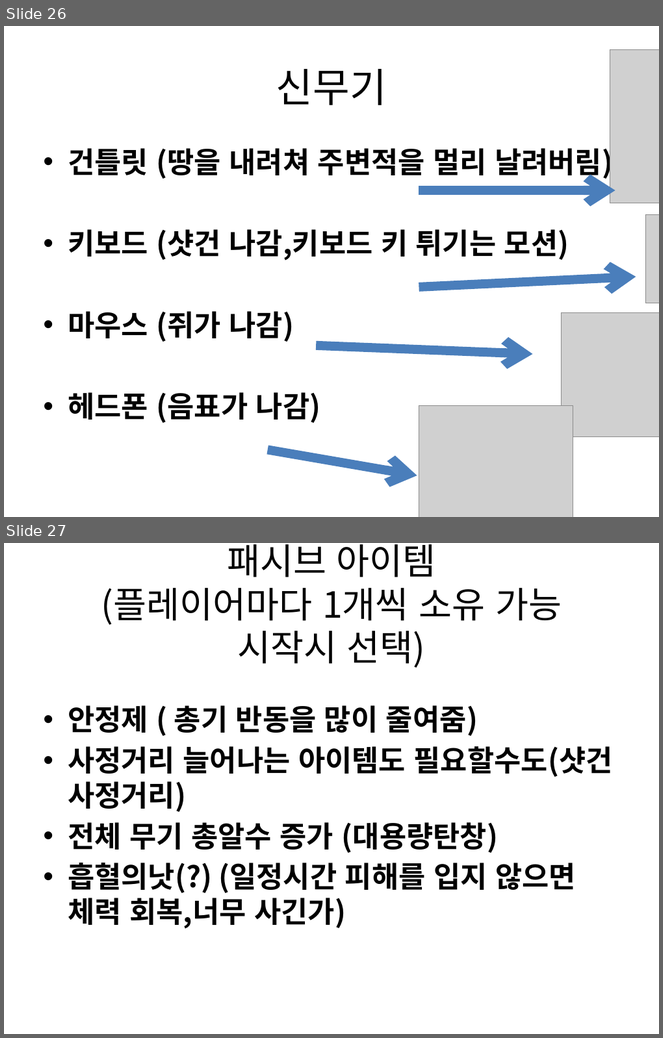
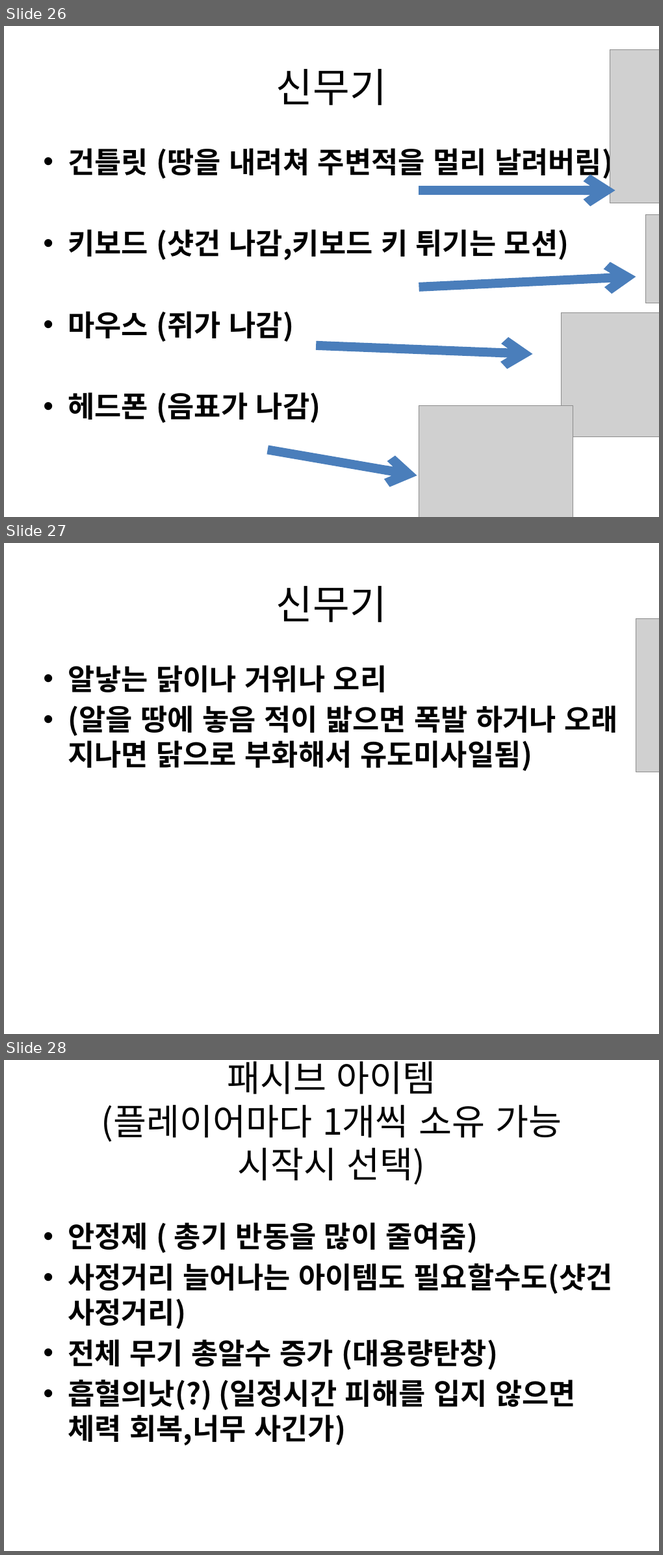
Before and after one commit to gkdlgndpdu/EscapeJail, a slide deck: EscapeJail/Assets/기획/스테이지1기획.pptx. Shown one above the other, each under a label of ours: slides 26 and 27 before the commit, slides 26, 27 and 28 after it. The pictures are 663x1038 and 663x1555 pixels, drawn with LibreOffice and Linux fonts; fonts in the diff are those of the drawing; grey boxes stand for pictures. Boxes give left, top, right and bottom in pixels: in the first picture for what was removed or moved away, otherwise in the second. Text is boxed around its words. In the diff, an @@ line names an element or a change of style, - is before the commit and + after.

Commit message:
무기기획 + 마지막보스 간단작업

```diff
--- a/EscapeJail/Assets/기획/스테이지1기획.pptx
+++ b/EscapeJail/Assets/기획/스테이지1기획.pptx
@@ slide 27 added at (4, 543, 659, 1034), background #FFFFFF @@
@@ title added at (276, 586, 387, 622), 44 pt, text #000000 @@
+신무기
@@ picture added at (636, 618, 659, 772) @@
@@ text added at (68, 665, 618, 771), 32 pt, text #000000, bold @@
+• 알낳는 닭이나 거위나 오리
+• (알을 땅에 놓음 적이 밟으면 폭발 하거나 오래 지나면 닭으로 부화해서 유도미사일됨)
@@ what was slide 27 is now slide 28 @@
```
Also in this commit, not shown: 14 other files.
